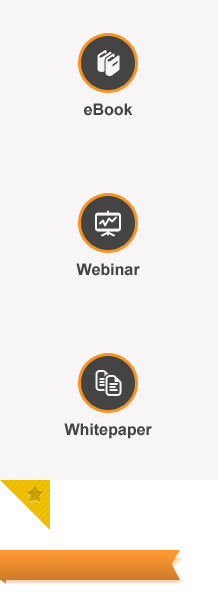
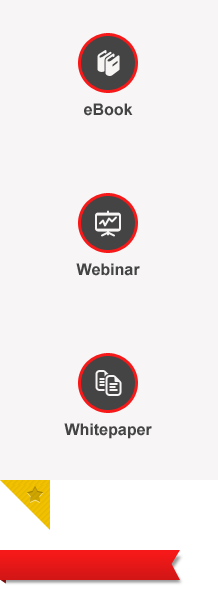
Layer changes from the first 218 x 600 image to the second:
added group "ribbon" (1st of 3, in "faixa") with 3 layers in group "faixa" over [0, 550, 183, 585]
added layer "ribbon" (2nd of 3, in "faixa" › "ribbon") in group "ribbon" over [0, 550, 180, 580]
added layer "ribbon copy" (40%) in group "ribbon" over [6, 553, 183, 585]
added layer "ribbon" (3rd of 3, in "faixa" › "ribbon") in group "ribbon" over [0, 579, 6, 584]
hid "faixa" (2nd of 2, in "faixa") over [0, 550, 183, 585]
